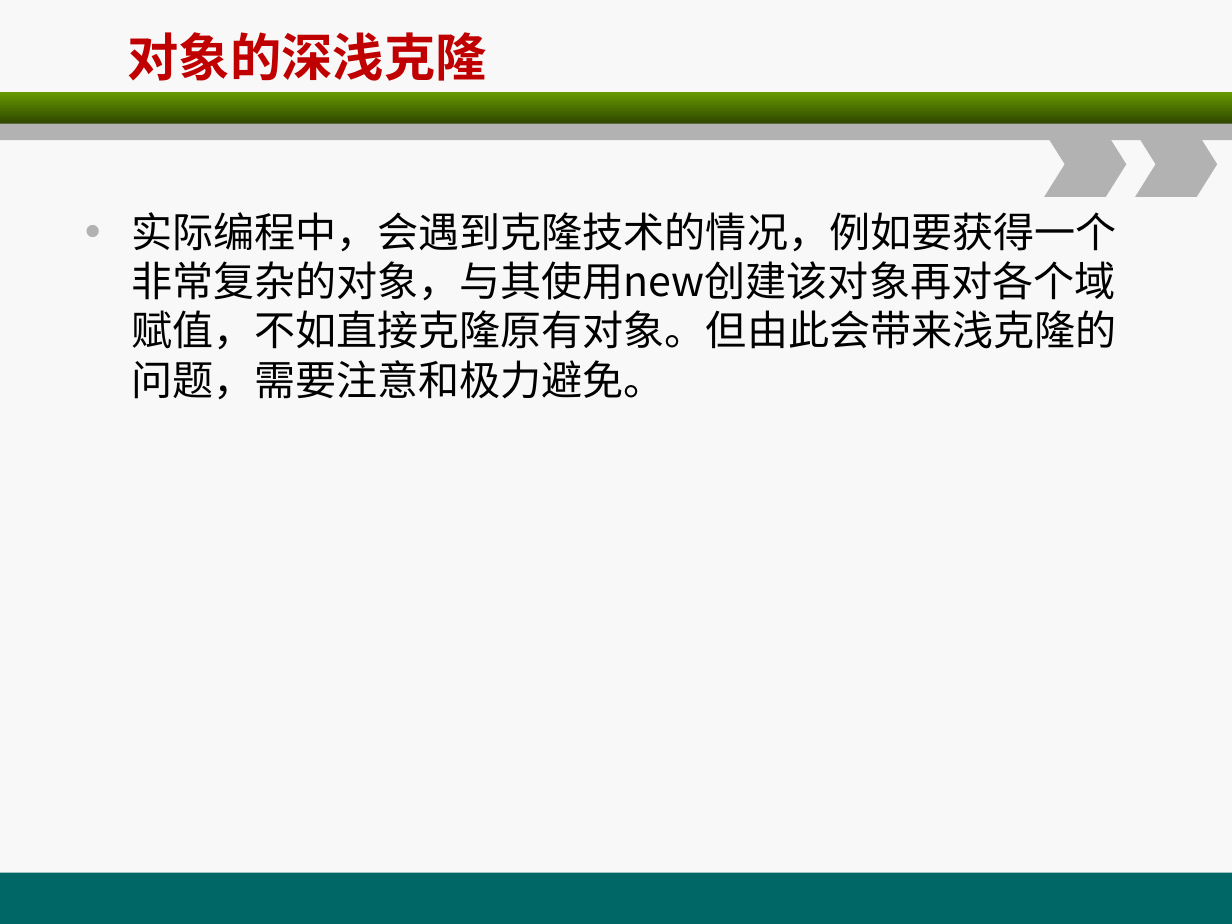
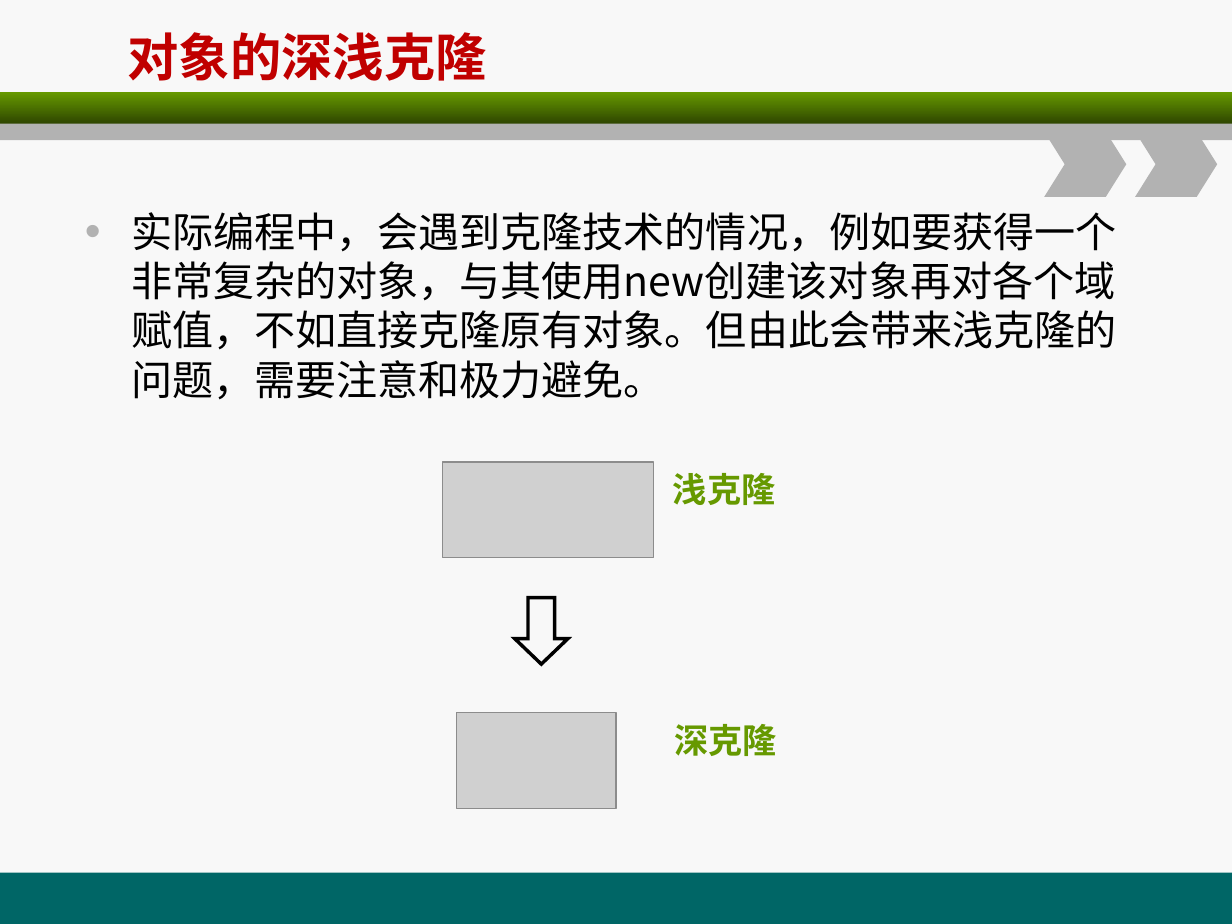
Before and after one commit to christwei/gitDoc, a slide deck: slide 50 of 课件/环宇/java编程基础/A3.ppt. Drawn at 1232x924 pixels with LibreOffice and Linux fonts; fonts in the diff are those of the drawing; grey boxes stand for pictures. Boxes give left, top, right and bottom in pixels: in the first picture for what was removed or moved away, otherwise in the second. Text is boxed around its words. In the diff, an @@ line names an element or a change of style, - is before the commit and + after.

```diff
--- a/课件/环宇/java编程基础/A3.ppt
+++ b/课件/环宇/java编程基础/A3.ppt
@@ picture added at [442,462,653,558] @@
@@ text added at [673,473,776,505], 20 pt, text #669900, bold @@
+浅克隆
@@ down arrow added at [515,598,568,664], fill #F8F8F8, outline #000000 2.01 pt @@
@@ picture added at [457,712,616,808] @@
@@ text added at [674,724,777,756], 20 pt, text #669900, bold @@
+深克隆
```
Also in this commit, not shown: 3 slides added, 2 other files.
